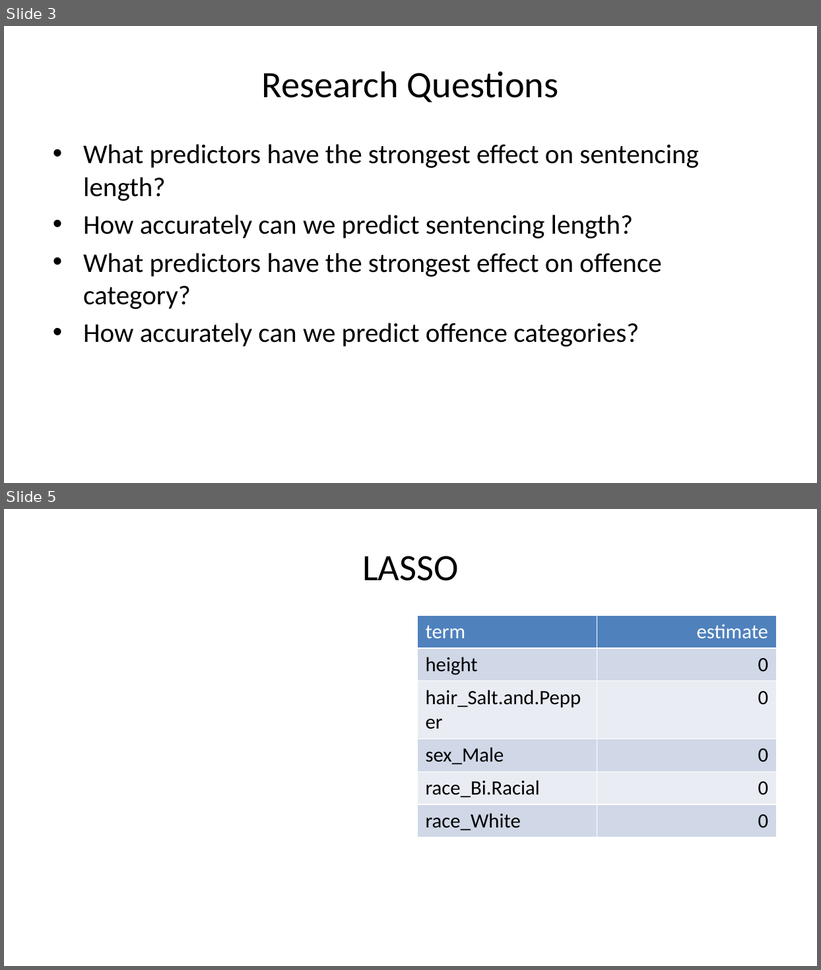
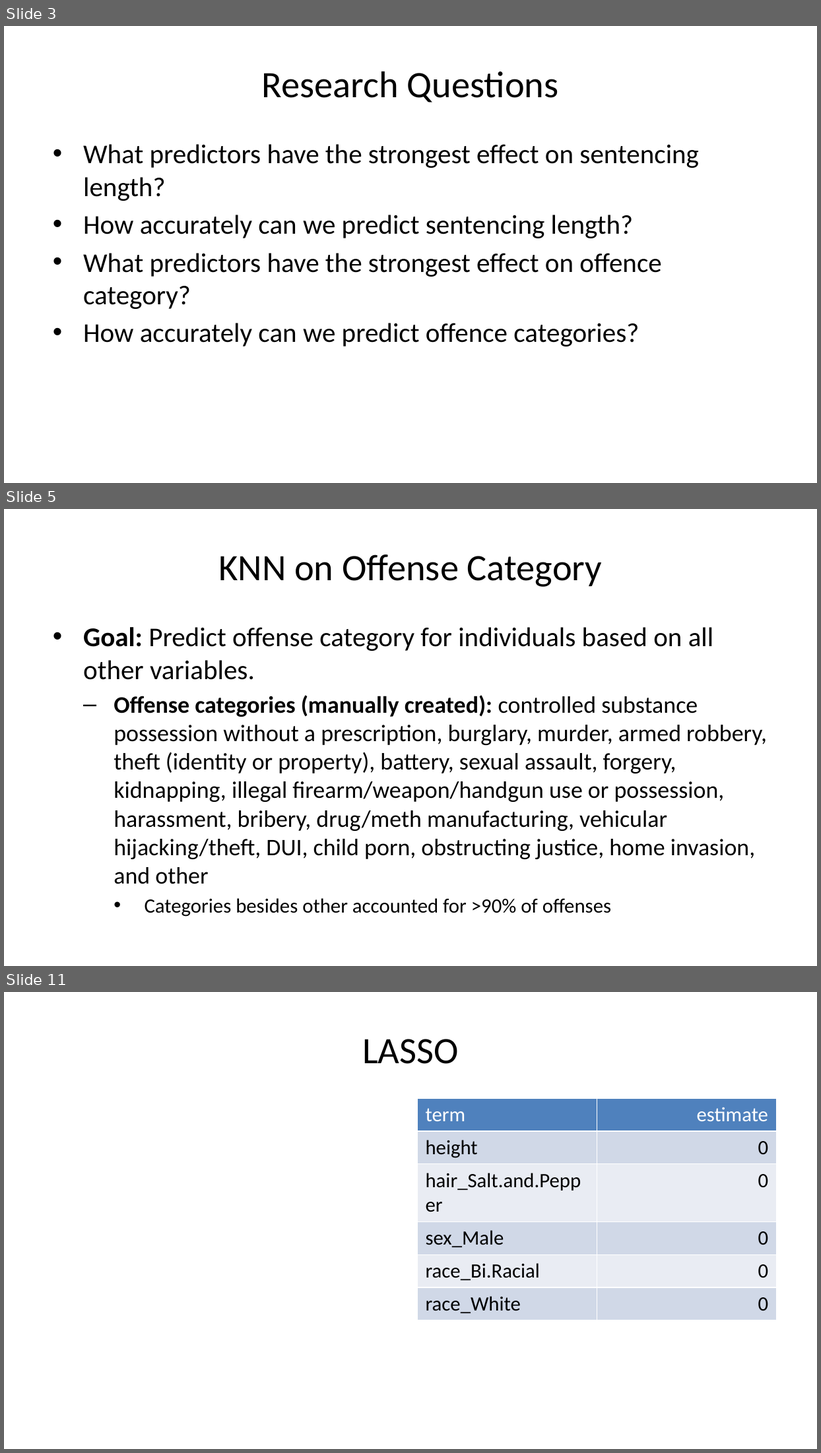
Before and after one commit to dsci445-csu/project-5, a slide deck: Presentation/Presentation.pptx. Shown one above the other, each under a label of ours: slides 3 and 5 before the commit, slides 3, 5 and 11 after it; the slides between them are not shown. The pictures are 821x970 and 821x1453 pixels, drawn with LibreOffice and Linux fonts; fonts in the diff are those of the drawing. Boxes give left, top, right and bottom in pixels: in the first picture for what was removed or moved away, otherwise in the second. Text is boxed around its words. In the diff, an @@ line names an element or a change of style, - is before the commit and + after.

```diff
--- a/Presentation/Presentation.pptx
+++ b/Presentation/Presentation.pptx
@@ slide 5 added at (4,509,817,966), background #FFFFFF @@
@@ title added at (218,555,602,587), 33 pt, text #000000 @@
+KNN on Offense Category
@@ text added at (83,627,767,917), 21 pt, text #000000 @@
+• Goal: Predict offense category for individuals based on all other variables.
+  – Offense categories (manually created): controlled substance possession without a prescription, burglary, murder, armed robbery, theft (identity or property), battery, sexual assault, forgery, kidnapping, illegal firearm/weapon/handgun use or possession, harassment, bribery, drug/meth manufacturing, vehicular hijacking/theft, DUI, child porn, obstructing justice, home invasion, and other
+    • Categories besides other accounted for >90% of offenses
@@ what was slide 5 is now slide 11 @@
```
Also in this commit, not shown: 6 other slides added, 1 slide removed, 3 other files.
